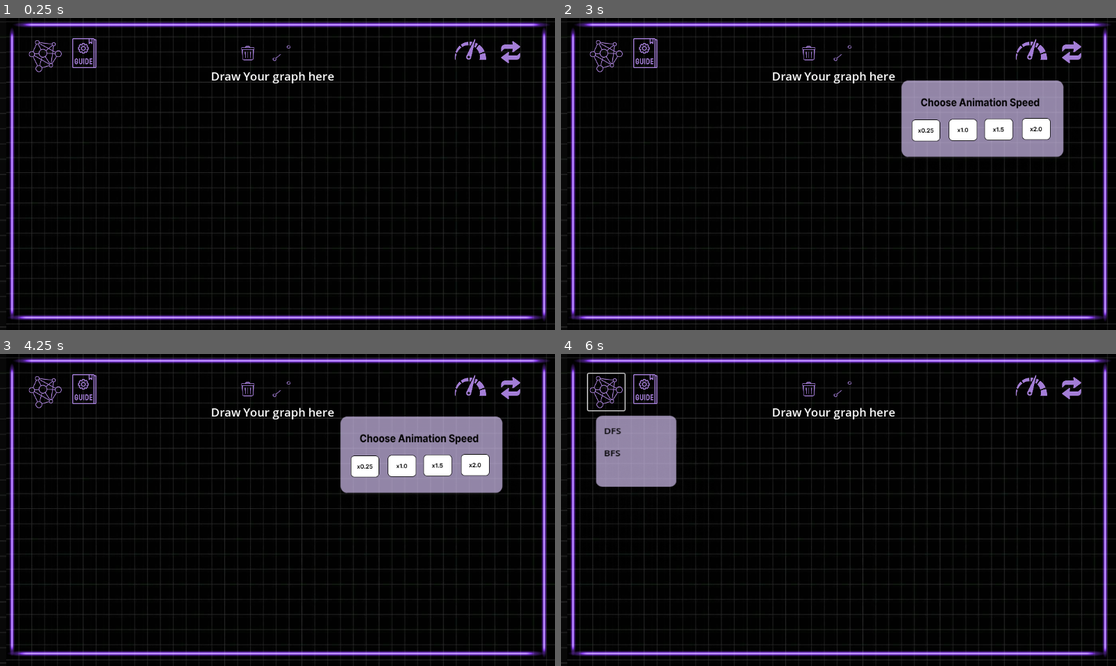
Above: before the commit, frames 1-4 (two rows, left to right).
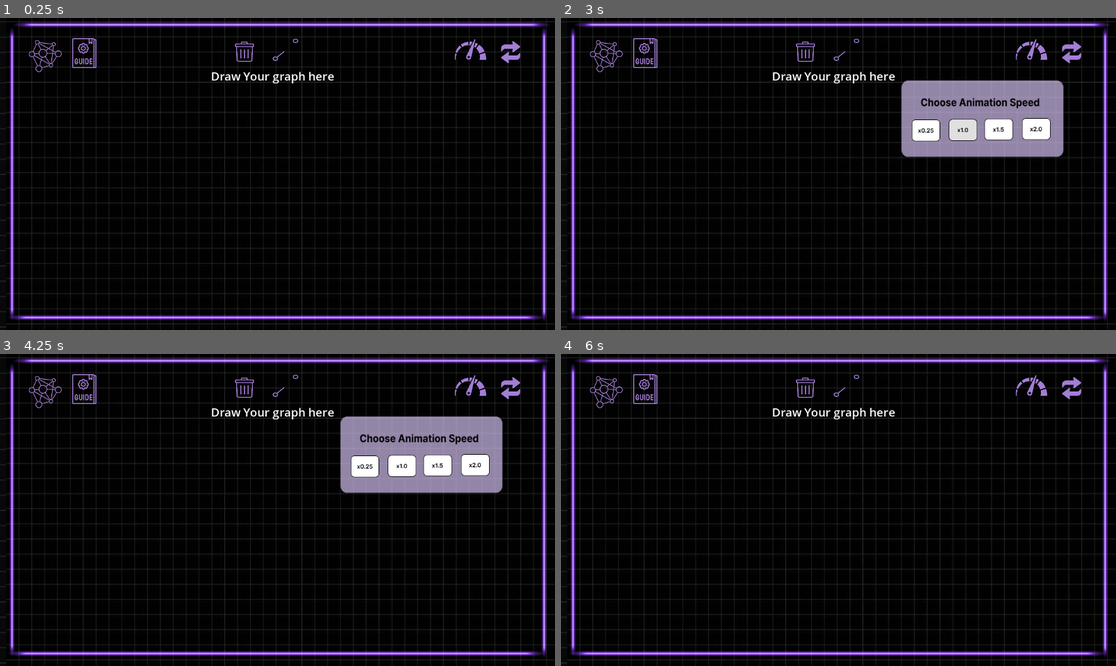
Above: after the commit, the same moments.

Repository: ftomara/Algo_MF
Game: Godot game, scene res://scenes/graph_scene_.tscn
Same seed, same stepped clock (60 frames per second), same inputs: the game is played once before the commit and once after it.
Inputs (mouse positions are in pixels of both pictures, inside the frame that each line leads up to):
- Up to frame 1 (0.25 s): no input
- Up to frame 2 (3 s): click (1077, 52) at 0.5 s; click (1032, 49) at 1.25 s; click (927, 130) at 2 s; click (960, 130) at 2.75 s
- Up to frame 3 (4.25 s): click (438, 466) at 3.5 s
- Up to frame 4 (6 s): click (1038, 466) at 4.25 s; click (605, 391) at 5 s; click "BFS" at 5.75 s

The runs differ from the first frame. In frame 1, 0.2% of the frame differs, in the area x 42-54%, y 6-15%; in frame 2, 0.5%; in frame 3, 0.2%; in frame 4, 3.6%, in the area x 4-54%, y 6-43%.

Commit message:
Fix labels + add Reset functionality

Diff:
--- a/algo_visualizer/project.godot
+++ b/algo_visualizer/project.godot
@@ -12,7 +12,7 @@
 
 config/name="Algo_Visualizer"
 run/main_scene="res://scenes/graph_scene_.tscn"
-config/features=PackedStringArray("4.4", "Forward Plus")
+config/features=PackedStringArray("4.2", "Forward Plus")
 config/icon="res://icon.svg"
 
 [editor]
--- a/algo_visualizer/scenes/graph_scene_.tscn
+++ b/algo_visualizer/scenes/graph_scene_.tscn
@@ -134,10 +134,10 @@
 offset_right = 365.0
 offset_bottom = 109.0
 grow_horizontal = 0
-theme_override_styles/focus = SubResource("StyleBoxFlat_p2t0k")
+theme_override_styles/normal = SubResource("StyleBoxFlat_kwil5")
 theme_override_styles/hover = SubResource("StyleBoxFlat_fadsu")
 theme_override_styles/pressed = SubResource("StyleBoxFlat_acwp5")
-theme_override_styles/normal = SubResource("StyleBoxFlat_kwil5")
+theme_override_styles/focus = SubResource("StyleBoxFlat_p2t0k")
 icon = ExtResource("5_1ximb")
 flat = true
 alignment = 2
@@ -362,6 +362,7 @@
 layout_mode = 1
 
 [node name="StackPanel" type="Control" parent="."]
+visible = false
 layout_mode = 1
 anchors_preset = 3
 anchor_left = 1.0
@@ -389,12 +390,11 @@
 theme_override_constants/separation = 60
 
 [node name="Label" type="Label" parent="StackPanel"]
-visible = false
-layout_mode = 0
-offset_left = 23.0
-offset_top = 413.0
-offset_right = 95.0
-offset_bottom = 453.0
+layout_mode = 0
+offset_left = 7.0
+offset_top = 373.0
+offset_right = 79.0
+offset_bottom = 413.0
 theme_override_colors/font_shadow_color = Color(0.623529, 0.192157, 0.501961, 1)
 theme_override_colors/font_outline_color = Color(0.647059, 0.105882, 0.901961, 1)
 theme_override_constants/outline_size = 5
@@ -402,18 +402,18 @@
 theme_override_styles/normal = SubResource("StyleBoxLine_x5k7h")
 text = "Stack"
 
-[node name="StackPanel2" type="Control" parent="."]
+[node name="QueuePanel" type="Control" parent="."]
 layout_mode = 1
 anchors_preset = 2
 anchor_top = 1.0
 anchor_bottom = 1.0
-offset_left = 96.0
-offset_top = -124.0
-offset_right = 402.0
-offset_bottom = 367.0
+offset_left = 159.0
+offset_top = -127.0
+offset_right = 465.0
+offset_bottom = 364.0
 grow_vertical = 0
 
-[node name="VBoxContainer" type="HBoxContainer" parent="StackPanel2"]
+[node name="VBoxContainer" type="HBoxContainer" parent="QueuePanel"]
 custom_minimum_size = Vector2(20, 20)
 layout_mode = 1
 anchors_preset = 7
@@ -421,27 +421,41 @@
 anchor_top = 1.0
 anchor_right = 0.5
 anchor_bottom = 1.0
-offset_left = -50.0
-offset_top = -109.0
-offset_right = -30.0
-offset_bottom = -26.0
+offset_left = 23.0
+offset_top = -104.0
+offset_right = 43.0
+offset_bottom = -21.0
 grow_horizontal = 2
 grow_vertical = 0
 theme_override_constants/separation = 60
 
-[node name="Label" type="Label" parent="StackPanel2"]
-visible = false
-layout_mode = 0
-offset_left = 67.0
-offset_top = 335.0
-offset_right = 158.0
-offset_bottom = 375.0
+[node name="queue" type="Label" parent="QueuePanel"]
+visible = false
+layout_mode = 0
+offset_left = -54.0
+offset_top = 348.0
+offset_right = 37.0
+offset_bottom = 388.0
 theme_override_colors/font_shadow_color = Color(0.623529, 0.192157, 0.501961, 1)
 theme_override_colors/font_outline_color = Color(0.647059, 0.105882, 0.901961, 1)
 theme_override_constants/outline_size = 5
 theme_override_font_sizes/font_size = 28
 theme_override_styles/normal = SubResource("StyleBoxLine_x5k7h")
-text = "Visited"
+text = "Queue"
+
+[node name="output" type="Label" parent="QueuePanel"]
+visible = false
+layout_mode = 0
+offset_left = -54.0
+offset_top = 348.0
+offset_right = 37.0
+offset_bottom = 388.0
+theme_override_colors/font_shadow_color = Color(0.623529, 0.192157, 0.501961, 1)
+theme_override_colors/font_outline_color = Color(0.647059, 0.105882, 0.901961, 1)
+theme_override_constants/outline_size = 5
+theme_override_font_sizes/font_size = 28
+theme_override_styles/normal = SubResource("StyleBoxLine_x5k7h")
+text = "Output :"
 
 [node name="testing" type="Control" parent="."]
 layout_mode = 1
@@ -464,7 +478,7 @@
 anchor_top = 1.0
 anchor_right = 1.0
 anchor_bottom = 1.0
-offset_left = -128.0
+offset_left = -177.0
 offset_top = -127.0
 offset_right = 46.0
 offset_bottom = 376.0
@@ -476,6 +490,20 @@
 size_flags_horizontal = 3
 size_flags_vertical = 3
 theme_override_constants/separation = 60
+
+[node name="Label2" type="Label" parent="testing"]
+visible = false
+layout_mode = 2
+offset_left = -114.0
+offset_top = 391.0
+offset_right = -42.0
+offset_bottom = 431.0
+theme_override_colors/font_shadow_color = Color(0.623529, 0.192157, 0.501961, 1)
+theme_override_colors/font_outline_color = Color(0.647059, 0.105882, 0.901961, 1)
+theme_override_constants/outline_size = 5
+theme_override_font_sizes/font_size = 28
+theme_override_styles/normal = SubResource("StyleBoxLine_x5k7h")
+text = "Stack"
 
 [node name="DeleteNodeDialog" type="ConfirmationDialog" parent="."]
 position = Vector2i(0, 36)
@@ -488,10 +516,10 @@
 anchors_preset = 5
 anchor_left = 0.5
 anchor_right = 0.5
-offset_left = 122.5
-offset_top = 57.0
-offset_right = 159.5
-offset_bottom = 89.0
+offset_left = 107.5
+offset_top = 47.0
+offset_right = 160.5
+offset_bottom = 93.0
 grow_horizontal = 2
 toggle_mode = true
 texture_normal = ExtResource("27_xqq70")
@@ -506,8 +534,8 @@
 anchor_left = 0.5
 anchor_right = 0.5
 offset_left = 192.5
-offset_top = 57.0
-offset_right = 229.5
+offset_top = 43.0
+offset_right = 245.5
 offset_bottom = 89.0
 grow_horizontal = 2
 toggle_mode = true
@@ -530,6 +558,26 @@
 theme_override_font_sizes/font_size = 24
 text = "Draw Your graph here"
 
+[node name="output" type="Control" parent="."]
+anchors_preset = 0
+offset_right = 40.0
+offset_bottom = 40.0
+
+[node name="HBoxContainer" type="HBoxContainer" parent="output"]
+layout_mode = 1
+anchors_preset = 7
+anchor_left = 0.5
+anchor_top = 1.0
+anchor_right = 0.5
+anchor_bottom = 1.0
+offset_left = 462.0
+offset_top = 492.0
+offset_right = 581.0
+offset_bottom = 532.0
+grow_horizontal = 2
+grow_vertical = 0
+
+[connection signal="pressed" from="reset" to="." method="_on_reset_pressed"]
 [connection signal="pressed" from="speed" to="." method="_on_speed_pressed"]
 [connection signal="pressed" from="AlgoIcon" to="." method="_on_algo_icon_pressed"]
 [connection signal="pressed" from="MenuOptions/DFS" to="." method="_on_dfs_pressed"]
--- a/algo_visualizer/scripts/graph_scene_.gd
+++ b/algo_visualizer/scripts/graph_scene_.gd
@@ -23,7 +23,7 @@
 var is_processing_click = false
 var selection_lock = false  # Prevent overlapping selections
 
-@onready var queue_container = $StackPanel2/VBoxContainer
+@onready var queue_container = $QueuePanel/VBoxContainer
 @onready var stack_container = $testing/ScrollContainer/VBoxContainer
 @onready var node_value_window = $NodeValueWindow
 @onready var line_edit = $NodeValueWindow/LineEdit
@@ -84,7 +84,7 @@
 func _bfs_visit(node: GraphNodePiece):
 	queue.append(node)
 	visited[node]=true
-	await Add_to_queue(node)
+	await Add_to_queue(node , false)
 	await get_tree().create_timer(0.3).timeout
 	while(not queue.is_empty()):
 		var visited_node = queue.front()
@@ -98,13 +98,21 @@
 			if not visited.has(neighbor):
 				visited[neighbor]=true
 				queue.append(neighbor)
-				Add_to_queue(neighbor)
+				Add_to_queue(neighbor, false)
 				var l = _get_line_between(visited_node,neighbor)
 				if l :
 					l.default_color = Color.RED
 
 
-func Add_to_queue(node: GraphNodePiece):
+func Add_to_queue(node: GraphNodePiece , isDFS : bool):
+
+	if isDFS == true :
+		$QueuePanel/queue.visible= false
+		$QueuePanel/output.visible = true
+	else :
+		$QueuePanel/queue.visible= true
+		$QueuePanel/output.visible = false
+
 	if node == null:
 		print("attempting to add null node to queue")
 		return
@@ -138,6 +146,7 @@
 	visited[node] = true
 	var text = node.get_node("Gnode/Label").text
 	await spawn_square_in_queue(text)
+	$QueuePanel/output.visible = true
 	node.update_state(GraphNodePiece.E_NODE_STATE.visited)
 	await Add_to_stack(node)
 	await get_tree().create_timer(0.5).timeout  # Delay for visualization
@@ -157,6 +166,7 @@
 	await get_tree().create_timer(0.5).timeout
 
 func Add_to_stack(node: GraphNodePiece):
+	$testing/Label2.visible = true
 	if node == null:
 		push_warning("Attempted to add a null node to the stack.")
 		return
@@ -175,6 +185,9 @@
 func Remove_from_stack():
 	if stack_container.get_child_count() > 0:
 		stack_container.get_child(stack_container.get_child_count() - 1).queue_free()
+
+	if stack_container.get_child_count() == 0 :
+		$StackPanel/Label.visible = false
 	await get_tree().process_frame
 
 func _get_line_between(node1: GraphNodePiece, node2: GraphNodePiece) -> Line2D:
@@ -382,6 +395,7 @@
 
 func _on_bfs_pressed():
 	print("BFS pressed")
+	$testing/Label2.visible = false
 	menu_options.visible = false
 	#clear_queue()
 	BFS()
@@ -422,3 +436,16 @@
 	elif toggled_on and Current_mode == Modes.DeleteMode or Current_mode == Modes.NormalMode:
 		Current_mode= Modes.LineMode
 		print(" Line toggle on")
+
+
+func _on_reset_pressed():
+	print("resetting")
+	for node in nodes:
+		node.update_state(node.E_NODE_STATE.normal)
+	for line in lines:
+		line.default_color = Color.WHITE
+
+	clear_queue()
+	$testing/Label2.visible = false
+	$QueuePanel/queue.visible = false
+	$QueuePanel/output.visible = false
Not shown: 1 places in algo_visualizer/scenes/graph_node.tscn that only renumber resources
Not shown: 3 places in algo_visualizer/scenes/graph_scene_.tscn that only renumber resources
